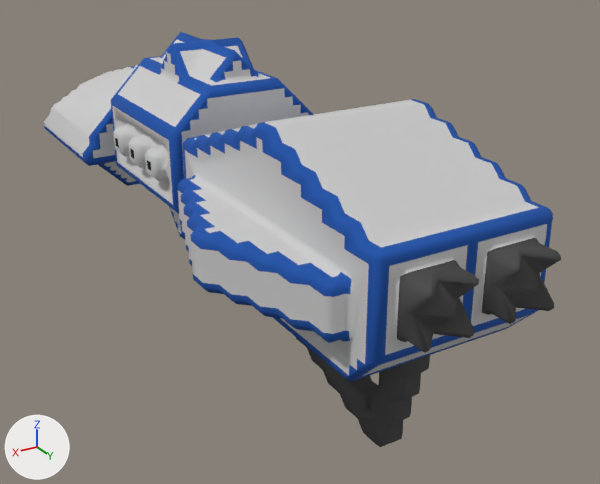
The OBJ model src/jsMain/resources/meshes/diadochi-2-azathoth-class.obj as it was, and as the next commit left it.
Before and after are seen from a 50 mm lens placed at (39.2, 82.0, 46.8), pointed at (-6.0, 6.7, 9.2). Lighting does not change. The marker at lower left points along +X, +Y and +Z. Where no turn or scale is listed for an object, it has been applied to the vertices.

Names of what the first picture shows: 'diadochi-2-azathoth-class'.
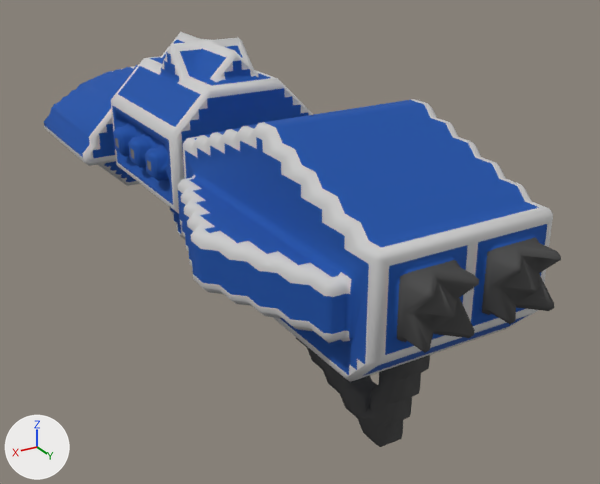
The newer file is also turned or shifted as a whole; pictures and numbers use the older file's frame.

The change in detail:
me_diadochi_2_azathoth_class is used by ob_diadochi_2_azathoth_class; location (0.0, 0.0, 0.0).
me_diadochi_2_azathoth_class had 2535 vertices, 4722 faces and spanned x -14.5..14.5, y -44.0..44.0, z -0.1..30.9.
me_diadochi_2_azathoth_class now has 2538 vertices, 4725 faces and spans x -14.5..14.5, y -44.0..44.0, z -0.1..30.9.
me_diadochi_2_azathoth_class part 1: 8 vertices moved from x -6.0..5.5, y 42.5..43.5, z 17.9..21.4 to x -5.0..6.0, y 42.5..43.5, z 17.4..21.4; 3 vertices removed from x -4.0..3.0, y 31.5..43.0, z 5.9..21.4; 7 vertices added at x -12.0..12.0, y 32.0..43.5, z 16.4..21.9.
me_diadochi_2_azathoth_class part 2: 3680 kept faces spanning x -14.5..14.5, y -44.0..41.2, z 7.9..30.9 get new texture (UV) coordinates.

Location of each change, (x1, y1, x2, y2) in pixels of the pictures (600 x 484 px; the box of a moved part takes in the faces that stretch with it):
part 1 of me_diadochi_2_azathoth_class, moved or reshaped
    before: (413, 256, 560, 330)
    after: (259, 247, 560, 330)
part 2 of me_diadochi_2_azathoth_class, surface changed
    both: (44, 32, 553, 382)
